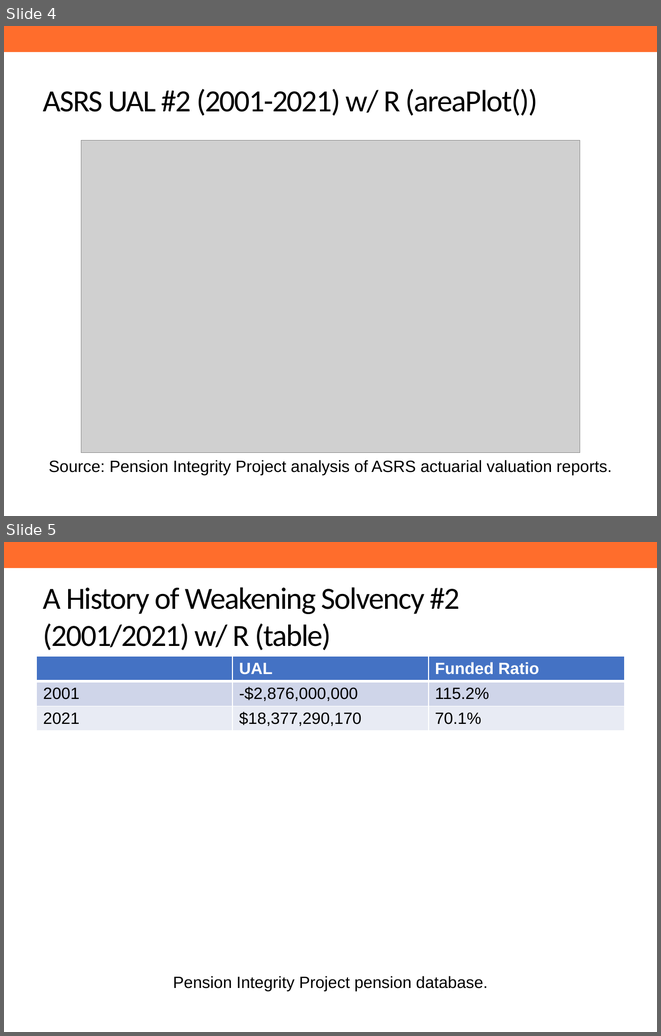
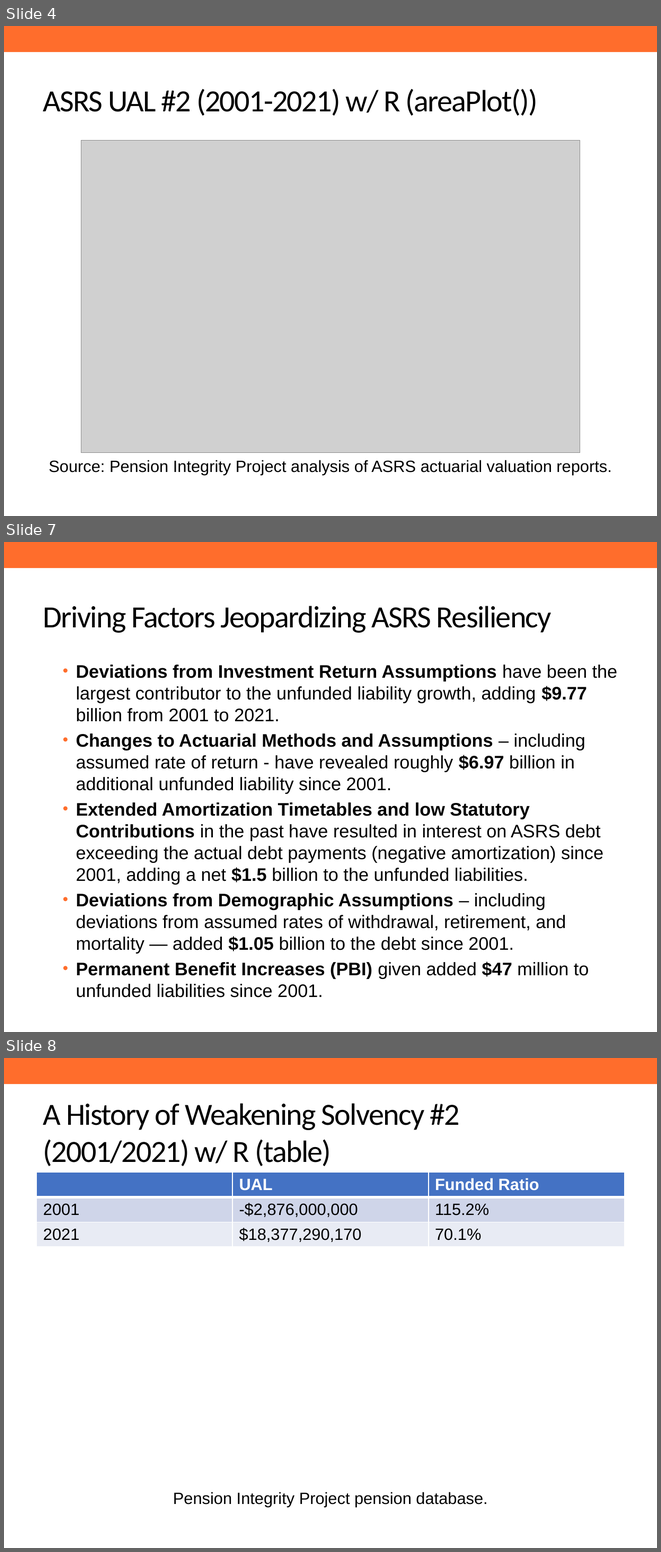
Before and after one commit to ANiraula/ASRS.deck, a slide deck: RMarkdown_ASRS.pptx. Shown one above the other, each under a label of ours: slides 4 and 5 before the commit, slides 4, 7 and 8 after it; the slides between them are not shown. The pictures are 661x1036 and 661x1552 pixels, drawn with LibreOffice and Linux fonts; fonts in the diff are those of the drawing; grey boxes stand for pictures; background and template pictures are left out. Boxes give left, top, right and bottom in pixels: in the first picture for what was removed or moved away, otherwise in the second. Text is boxed around its words. In the diff, an @@ line names an element or a change of style, - is before the commit and + after.

Commit message:
Added G/L chart & text slide

```diff
--- a/RMarkdown_ASRS.pptx
+++ b/RMarkdown_ASRS.pptx
@@ slide 7 added at (4, 542, 657, 1032), background #FFFFFF; not listed: 1 template element that a slide beside it also shows @@
@@ title added at (43, 606, 551, 633), 34 pt, text #000000 @@
+Driving Factors Jeopardizing ASRS Resiliency
@@ text added at (76, 664, 618, 997), 20 pt, text #000000 @@
+  • Deviations from Investment Return Assumptions have been the largest contributor to the unfunded liability growth, adding $9.77 billion from 2001 to 2021.
+  • Changes to Actuarial Methods and Assumptions – including assumed rate of return - have revealed roughly $6.97 billion in additional unfunded liability since 2001.
+  • Extended Amortization Timetables and low Statutory Contributions in the past have resulted in interest on ASRS debt exceeding the actual debt payments (negative amortization) since 2001, adding a net $1.5 billion to the unfunded liabilities.
+  • Deviations from Demographic Assumptions – including deviations from assumed rates of withdrawal, retirement, and mortality — added $1.05 billion to the debt since 2001.
+  • Permanent Benefit Increases (PBI) given added $47 million to unfunded liabilities since 2001.
@@ what was slide 5 is now slide 8 @@
```
Also in this commit, not shown: 2 slides changed, 2 other slides added, 4 other files.
